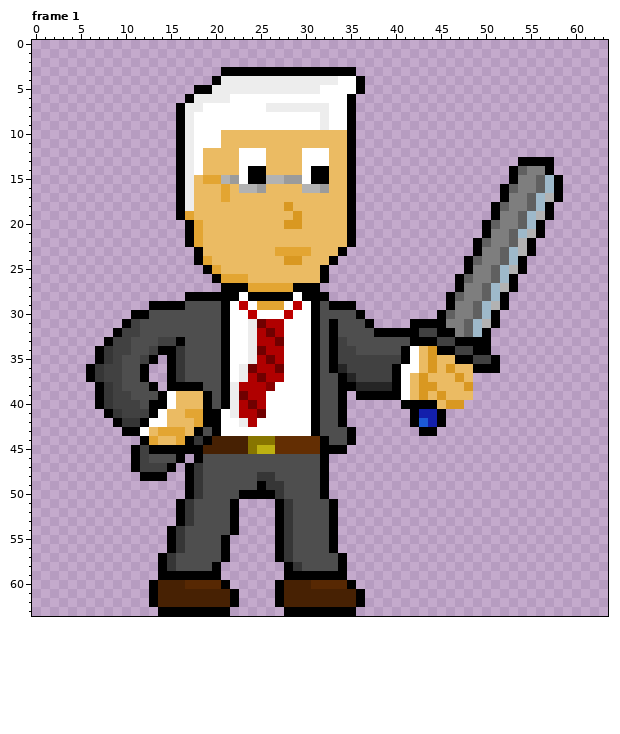
Two states of a pixel-art file, assets/art/level_1/sprites/CH_dr_adkins/CH_dr_adkins_v2_sword_attack.aseprite. The picture above was drawn from the file before the commit.
64x64 pixels, 4 frames. Shown: frame 1. The commit also changed other frames, which this record leaves out.
Once edited:
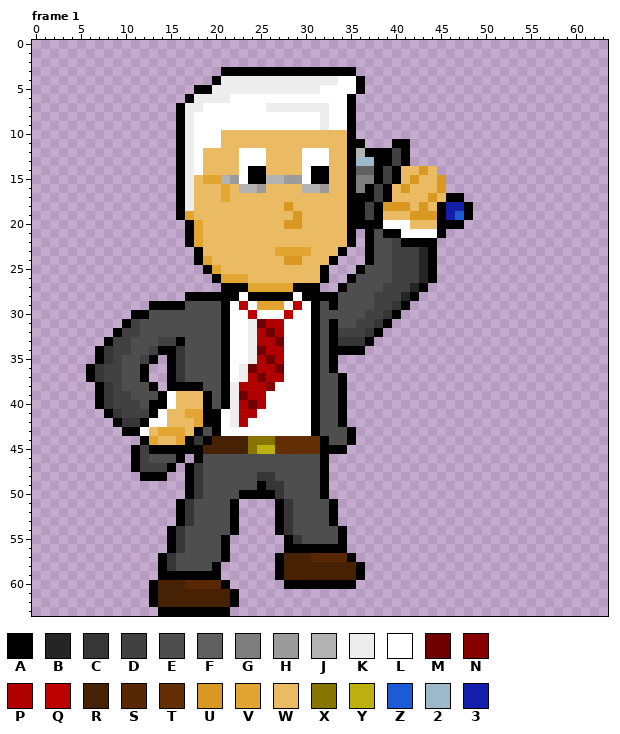
Palette (. is transparent): A #000000  B #252525  C #363636  D #414141  E #4e4e4e  F #606060  G #7e7e7e  H #9b9b9b  J #b2b2b2  K #ededed  L #ffffff  M #700000  N #870000  P #b00000  Q #bd0000  R #472103  S #572803  T #632e03  U #d99821  V #e3a532  W #ebbb63  X #877500  Y #bdb111  Z #1c5ad6  2 #9eb9ca  3 #131fab
What changed:
layer "Layer 3" added
Changed rows in their new state; - is an unchanged pixel.
Frame 1, layers "Layer 1", "Layer 3":
first column x 22:
11 --------------A---AA-----------------
12 --------------JAAADA-----------------
13 --------------22AADA------------....-
14 --------------FFADAWWUW--------.....-
15 --------------GGADAWUWWU-------......
16 --------------GADAWUWWWU------.......
17 --------------AADAWWWWUWAA----.......
18 --------------ADAUUUWUWA33A--.......-
19 --------------ADAWWWUUUA3ZA--.......-
20 --------------AAALLLWWWAAA--.......--
21 ---------------AEAALLLLA----.......--
22 ---------------AEEDAAAA----.......---
23 ---------------AEEDDDBA----.......---
24 ---------------AEEDDDBA---.......----
25 --------------AEEEDDDBA---.......----
26 -------------AEEEEDDDBA--.......-----
27 ------------AEEEEDDDBA---.......-----
28 -----------AEEEEDDDBA---.......------
29 ------------EEEEDDCA----.......------
30 --------------EDDCA----.......-------
31 --------------DDCA--..........-------
32 ------------DDDC-............--------
33 ------------CCCA.............--------
34 ------------AAA..............--------
35 ------------..................-------
36 ------------..................-------
37 -------------..............----------
38 -------------..............----------
39 --------------.............----------
40 -------------------.......-----------
41 ---L----------------....-------------
42 KPL-----------------....-------------
43 ---------------------..--------------
first column x 27:
54 ------EA--
55 .AC---EA--
56 .AAAAA-A--
57 -RRRSSSSA-
58 ARRRRRRRRA
59 ARRRRRRRRA
60 .AAAAAAA--
61 ..........
62 ..........
63 -........-
